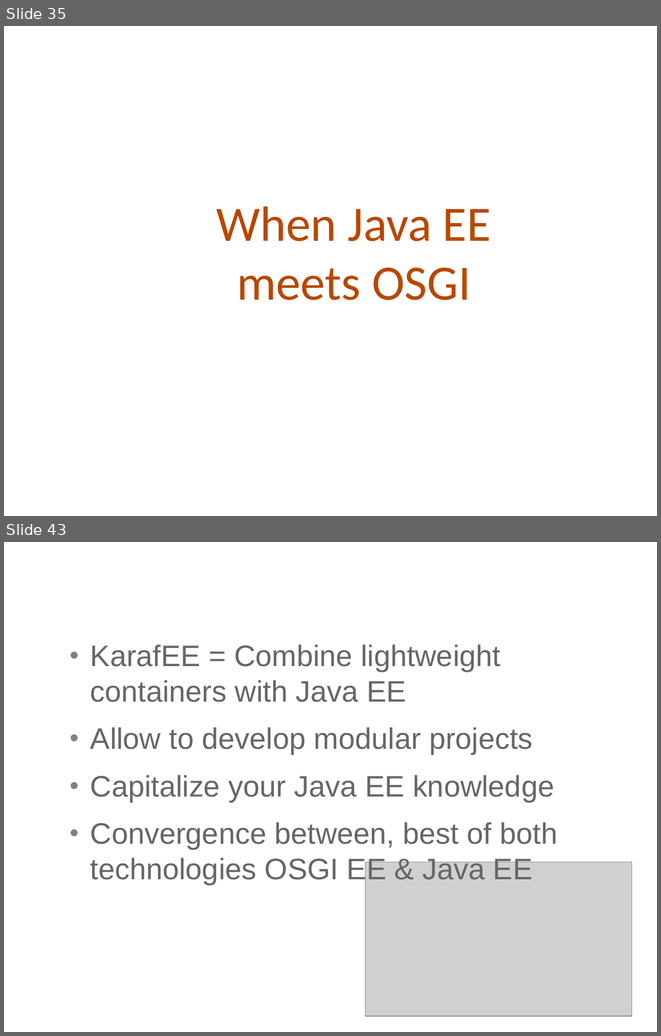
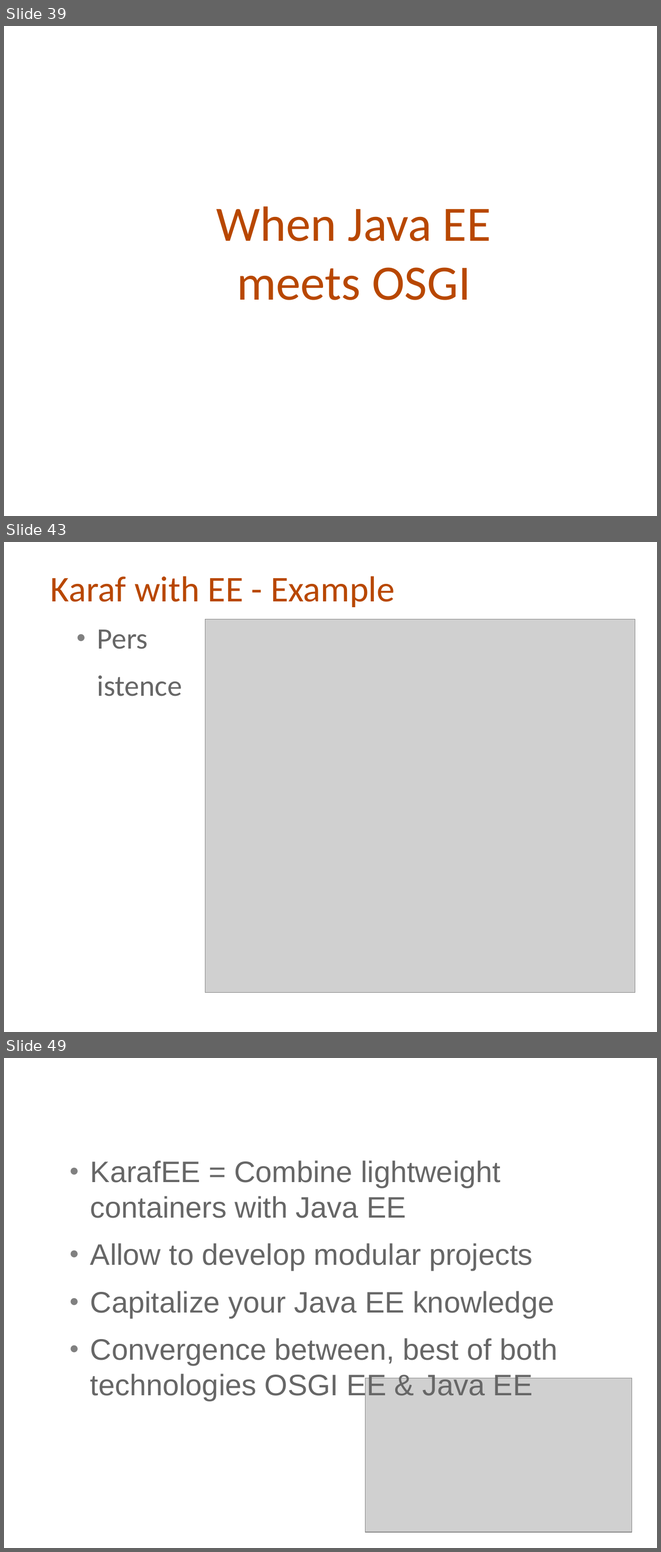
Before and after one commit to cmoulliard/apachecon-2012, a slide deck: karaf-ee-apachecon_eu_2012.odp. Shown one above the other, each under a label of ours: slides 35 and 43 before the commit, slides 39, 43 and 49 after it; the slides between them are not shown. The pictures are 661x1036 and 661x1552 pixels, drawn with LibreOffice and Linux fonts; fonts in the diff are those of the drawing; grey boxes stand for pictures; background and template pictures are left out. Boxes give left, top, right and bottom in pixels: in the first picture for what was removed or moved away, otherwise in the second. Text is boxed around its words. In the diff, an @@ line names an element or a change of style, - is before the commit and + after.

Commit message:
Finalize presentation of KarafEE

```diff
--- a/karaf-ee-apachecon_eu_2012.odp
+++ b/karaf-ee-apachecon_eu_2012.odp
@@ slide 43 added at <box>4,542,657,1032</box>, background picture (left out) @@
@@ title added at <box>51,576,395,607</box>, 44 pt, text #B84700 @@
+Karaf with EE - Example
@@ picture added at <box>205,619,635,992</box> @@
@@ text added at <box>97,629,183,696</box>, 36 pt, text #666666 @@
+● Pers
+istence
@@ what was slide 35 is now slide 39 @@
@@ what was slide 43 is now slide 49 @@
```
Also in this commit, not shown: 11 slides changed, 8 other slides added, 3 slides removed, 5 other files.
